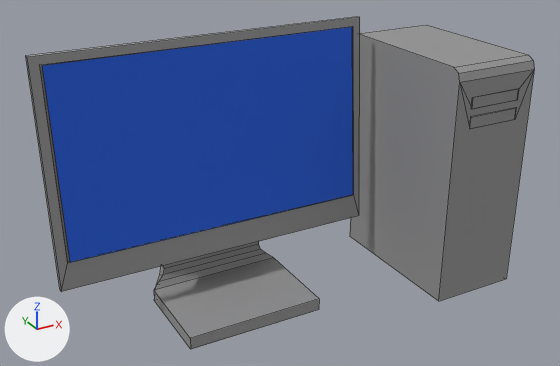
An edit to the OBJ model public/models/computer.obj, drawn before and after from the same camera.
Rendered twice from a 50 mm lens placed at (-4.05, -8.33, 5.25), pointed at (-0.02, -1.0, 1.59). Lighting does not change. The marker at lower left points along +X, +Y and +Z. Mesh edges are drawn as thin lines. Where no turn or scale is listed for an object, it has been applied to the vertices.

Before the edit, the objects in view are built like this:
```python
me_cube_003 = bpy.data.meshes.new('Cube.003')
me_cube_003.from_pydata(...)  # 84 vertices, 68 faces; spans x -2.59..2.79, y -2.03..-0.03, z 0.02..3.28
me_cube_003.materials.append(mat_material_015)  # grey #959595
me_fläche_001 = bpy.data.meshes.new('Fläche.001')
me_fläche_001.from_pydata([(-2.45, -0.6, 0.99), (1.31, -0.6, 0.99), (1.31, -0.43, 3.18), (-2.45, -0.43, 3.18)], [], [(0, 1, 2, 3)])
me_fläche_001.materials.append(mat_material_016)  # blue #3974e7
ob_cube_003 = bpy.data.objects.new('Cube.003', me_cube_003)
ob_cube_003.location = (0.0, 0.0, 0.0)
ob_fläche_001 = bpy.data.objects.new('Fläche.001', me_fläche_001)
ob_fläche_001.location = (0.0, 0.0, 0.0)
```
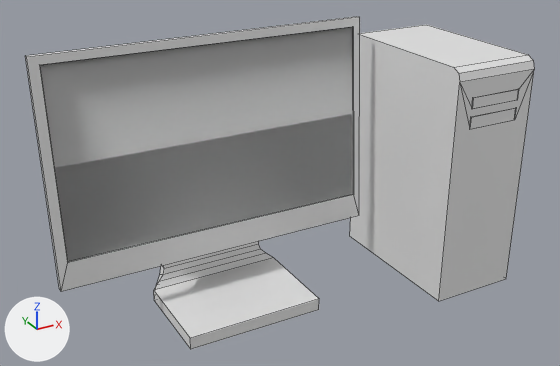
The newer file is also turned or shifted as a whole; pictures and numbers use the older file's frame.

Pixel boxes [x1, y1, x2, y2] of what changed, in the pictures (560 x 366 px; the box of a moved part takes in the faces that stretch with it):
'Fläche.001', deleted
    before: [42, 27, 353, 262]
part 1 of me_cube_003, moved or reshaped
    both: [25, 17, 360, 292]
part 2 of me_cube_003, recoloured
    both: [40, 24, 534, 349]

Diff of the bpy script that builds the scene:
```diff
--- a/public/models/computer.obj.py
+++ b/public/models/computer.obj.py
@@ mat_material @@
+mat_material = principled_material('Material')
+mat_material.base_color = (0.8, 0.8, 0.8)  # white #e7e7e7
+mat_material.roughness = 0.431
@@ me_cube_003 @@
 me_cube_003.from_pydata(...)  # 84 vertices, 68 faces; spans x -2.59..2.79, y -2.03..-0.03, z 0.02..3.28
 # used by ob_cube_003; location = (0.0, 0.0, 0.0)
+# me_cube_003 part 1
+# 16 faces are deleted
+# 16 new faces join them
+# me_cube_003 part 2: 68 faces spanning x -2.59..2.79, y -2.03..-0.03, z 0.02..3.28 switch from mat_material_015 (grey #959595) to mat_material (white #e7e7e7)
@@ ob_fläche_001 @@
-ob_fläche_001 = bpy.data.objects.new('Fläche.001', me_fläche_001)
-ob_fläche_001.location = (0.0, 0.0, 0.0)
```
